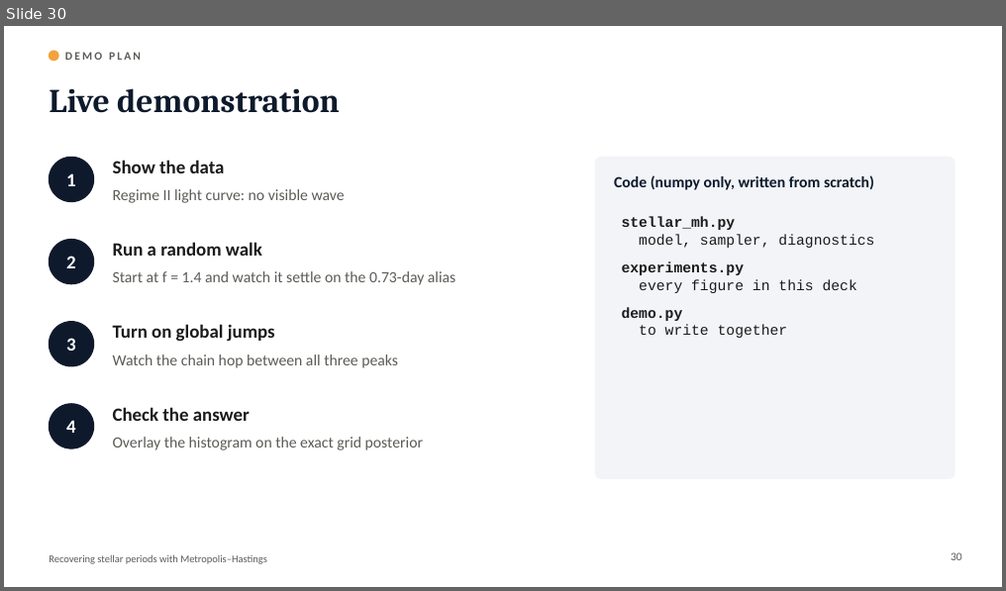
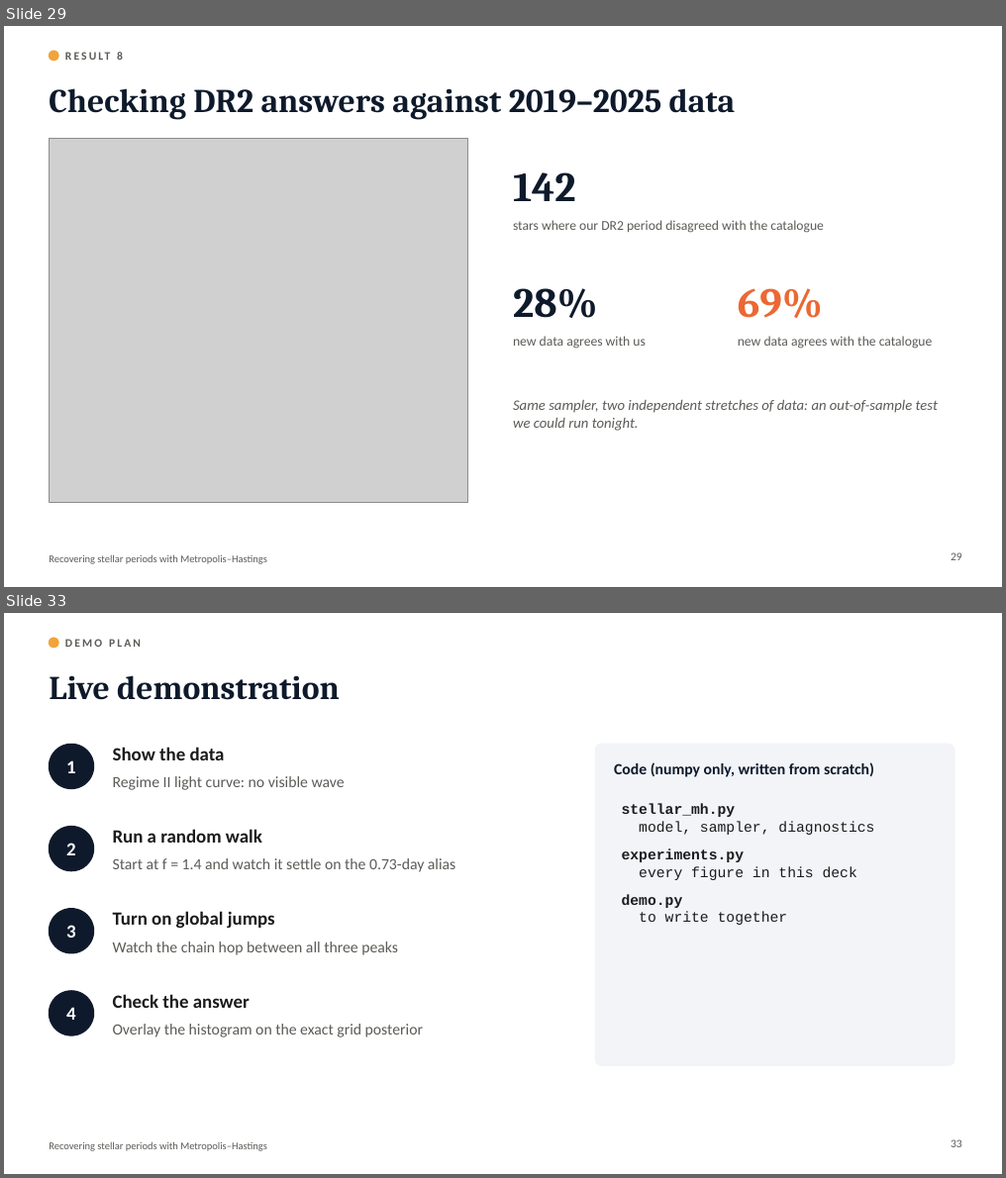
Before and after one commit to cognitogramma/StarSearch-, a slide deck: slides/Stellar_Periods_MH.pptx. Shown one above the other, each under a label of ours: slide 30 before the commit, slides 29 and 33 after it; the slides between them are not shown. The pictures are 1006x591 and 1006x1178 pixels, drawn with LibreOffice and Linux fonts; fonts in the diff are those of the drawing; grey boxes stand for pictures. Boxes give left, top, right and bottom in pixels: in the first picture for what was removed or moved away, otherwise in the second. Text is boxed around its words. In the diff, an @@ line names an element or a change of style, - is before the commit and + after.

```diff
--- a/slides/Stellar_Periods_MH.pptx
+++ b/slides/Stellar_Periods_MH.pptx
@@ slide 29 added at [4,26,1002,587], background #FFFFFF; not listed: 1 template element that a slide beside it also shows @@
@@ ellipse added at [49,51,58,61], fill #F2A33A, outline #F2A33A 1 pt @@
@@ text added at [117,52,123,60], 11 pt, text #5C5B57, bold @@
+RESULT 8
@@ title added at [49,88,736,120], 32 pt, text #0E1A2B, bold @@
+Checking DR2 answers against 2019–2025 data
@@ picture added at [49,138,468,502] @@
@@ text added at [513,173,576,201], 40 pt, text #0E1A2B, bold @@
+142
@@ text added at [513,220,824,233], 13 pt, text #5C5B57 @@
+stars where our DR2 period disagreed with the catalogue
@@ text added at [513,288,598,318], 40 pt, text #0E1A2B, bold @@
+28%
@@ text added at [738,288,823,318], 40 pt, text #EB6834, bold @@
+69%
@@ text added at [513,336,645,349], 13 pt, text #5C5B57 @@
+new data agrees with us
@@ text added at [738,336,933,349], 13 pt, text #5C5B57 @@
+new data agrees with the catalogue
@@ text added at [513,400,938,431], 14 pt, text #5C5B57, italic @@
+Same sampler, two independent stretches of data: an out-of-sample test we could run tonight.
@@ page number added at [950,553,962,561], 11 pt, text #5C5B57 @@
+29
@@ what was slide 30 is now slide 33 @@
@@ page number at [950,1140,962,1148]: text changed @@
-30
+33
```
Also in this commit, not shown: 7 slides changed, 2 other slides added, 40 other files.
